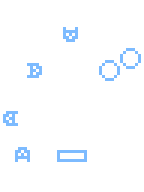
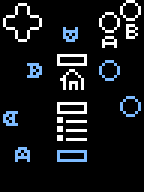
Layers edited between the first and the second 144×192 image:
painted on "Icones" over (120, 48, 141, 117)
showed "Fond" over (0, 0, 144, 192)
